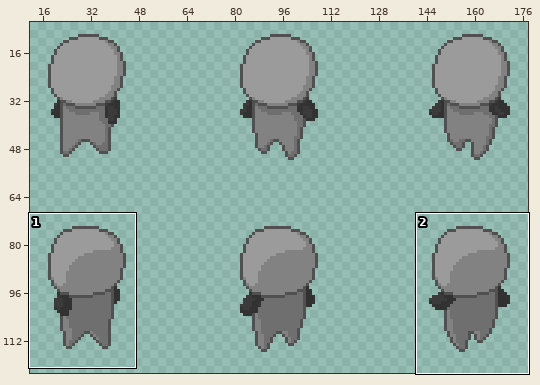
One commit to this sprite sheet: Assets/Graphics/Sprites/player_3x2_spritesheet_64x64.png. Above: a wide view before the commit, with the close-up outlined.
Close-up. Before:
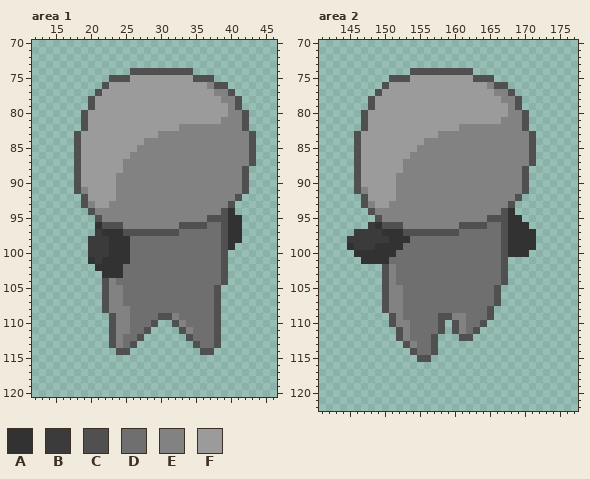
The file is 192x128 pixels. Pixels under 10% opacity are left out. Colours within 5 levels of each other are drawn and written as one. Shown: area 1: x 12..46, y 70..120; area 2: x 141..177, y 70..122. The wide view leaves out empty margins. The commit also changed other parts of the picture, which this record leaves out.
Palette (. is transparent): A #323232  B #3b3b3b  C #505050  D #6f6f6f  E #828282  F #9b9b9b
New version:
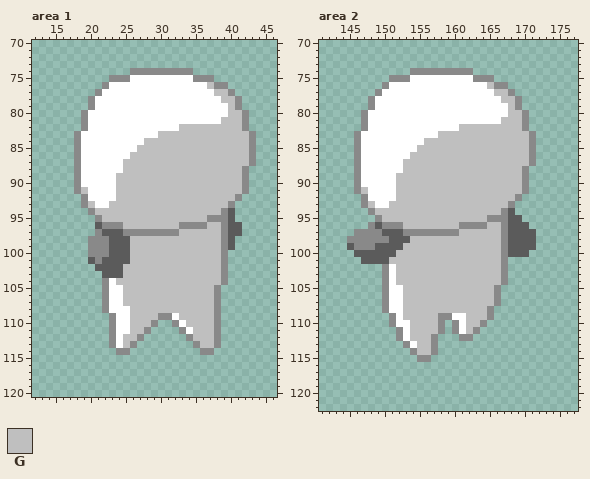
Colours new in this view: G #bfbfbf
Difference:
@@ palette @@
-A #323232
+A #5b5b5b
-C #505050
+C #898989
-F #9b9b9b
+F #ffffff
--- area 1
@@ x 12..46 @@
  75 ...........CCCFFFFFFFFFCCC.........
- 76 ..........CFFFFFFFFFFFFFFECC.......
- 77 .........CFFFFFFFFFFFFFFFFEEC......
- 78 ........CFFFFFFFFFFFFFFFFFFEEC.....
- 79 ........CFFFFFFFFFFFFFFFFFFFEC.....
- 80 .......CFFFFFFFFFFFFFFFFFFFFEEC....
- 81 .......CFFFFFFFFFFFFFFFFFFFEEEC....
- 82 .......CFFFFFFFFFFFFFEEEEEEEEEC....
- 83 ......CFFFFFFFFFFFEEEEEEEEEEEEEC...
- 84 ......CFFFFFFFFFEEEEEEEEEEEEEEEC...
- 85 ......CFFFFFFFFEEEEEEEEEEEEEEEEC...
- 86 ......CFFFFFFFEEEEEEEEEEEEEEEEEC...
- 87 ......CFFFFFFEEEEEEEEEEEEEEEEEEC...
- 88 ......CFFFFFFEEEEEEEEEEEEEEEEEC....
- 89 ......CFFFFFEEEEEEEEEEEEEEEEEEC....
- 90 ......CFFFFFEEEEEEEEEEEEEEEEEEC....
- 91 ......CEFFFFEEEEEEEEEEEEEEEEEEC....
- 92 .......CFFFFEEEEEEEEEEEEEEEEEC.....
- 93 .......CEFFEEEEEEEEEEEEEEEEEC......
- 94 ........CEEEEEEEEEEEEEEEEEECA......
- 95 .........CEEEEEEEEEEEEEEECCCAA.....
- 96 .........ACCCEEEEEEEECCCCDDCAA.....
- 97 .........BAAACCCCCCCCDDDDDDCAA.....
- 98 ........BBBAAADDDDDDDDDDDDDCAA.....
- 99 ........BBBAAADDDDDDDDDDDDDCA......
-100 ........BBBAAADDDDDDDDDDDDDC.......
-101 ........ABAAAADDDDDDDDDDDDDC.......
-102 .........AAAADDDDDDDDDDDDDDC.......
-103 ..........AAADDDDDDDDDDDDDDC.......
-104 ..........CEDDDDDDDDDDDDDDDC.......
-105 ..........CEEDDDDDDDDDDDDDC........
-106 ..........CEEDDDDDDDDDDDDDC........
-107 ..........CEEDDDDDDDDDDDDDC........
-108 ..........CEEEDDDDDDDDDDDDC........
-109 ...........CEEDDDDCCEDDDDDC........
-110 ...........CEEDDDC..CEDDDDC........
-111 ...........CEEDDC....CEDDDC........
-112 ...........CEDDC......CDDDC........
-113 ...........CEDC........CDDC........
+ 76 ..........CFFFFFFFFFFFFFFGCC.......
+ 77 .........CFFFFFFFFFFFFFFFFGGC......
+ 78 ........CFFFFFFFFFFFFFFFFFFGGC.....
+ 79 ........CFFFFFFFFFFFFFFFFFFFGC.....
+ 80 .......CFFFFFFFFFFFFFFFFFFFFGGC....
+ 81 .......CFFFFFFFFFFFFFFFFFFFGGGC....
+ 82 .......CFFFFFFFFFFFFFGGGGGGGGGC....
+ 83 ......CFFFFFFFFFFFGGGGGGGGGGGGGC...
+ 84 ......CFFFFFFFFFGGGGGGGGGGGGGGGC...
+ 85 ......CFFFFFFFFGGGGGGGGGGGGGGGGC...
+ 86 ......CFFFFFFFGGGGGGGGGGGGGGGGGC...
+ 87 ......CFFFFFFGGGGGGGGGGGGGGGGGGC...
+ 88 ......CFFFFFFGGGGGGGGGGGGGGGGGC....
+ 89 ......CFFFFFGGGGGGGGGGGGGGGGGGC....
+ 90 ......CFFFFFGGGGGGGGGGGGGGGGGGC....
+ 91 ......CGFFFFGGGGGGGGGGGGGGGGGGC....
+ 92 .......CFFFFGGGGGGGGGGGGGGGGGC.....
+ 93 .......CGFFGGGGGGGGGGGGGGGGGC......
+ 94 ........CGGGGGGGGGGGGGGGGGGCA......
+ 95 .........CGGGGGGGGGGGGGGGCCCA......
+ 96 .........ACCCGGGGGGGGCCCCGGCAA.....
+ 97 .........CAAACCCCCCCCGGGGGGCAA.....
+ 98 ........CCCAAAGGGGGGGGGGGGGCA......
+ 99 ........CCCAAAGGGGGGGGGGGGGCA......
+100 ........CCCAAAGGGGGGGGGGGGGC.......
+101 ........ACAAAAGGGGGGGGGGGGGC.......
+102 .........AAAAGGGGGGGGGGGGGGC.......
+103 ..........AAAGGGGGGGGGGGGGGC.......
+104 ..........CFGGGGGGGGGGGGGGGC.......
+105 ..........CFFGGGGGGGGGGGGGC........
+106 ..........CFFGGGGGGGGGGGGGC........
+107 ..........CFFGGGGGGGGGGGGGC........
+108 ..........CFFFGGGGGGGGGGGGC........
+109 ...........CFFGGGGCCFGGGGGC........
+110 ...........CFFGGGC..CFGGGGC........
+111 ...........CFFGGC....CFGGGC........
+112 ...........CFGGC......CGGGC........
+113 ...........CFGC........CGGC........
 114 ............CC..........CC.........
--- area 2
@@ x 141..177 @@
  75 ..........CCCFFFFFFFFFCCC............
- 76 .........CFFFFFFFFFFFFFFECC..........
- 77 ........CFFFFFFFFFFFFFFFFEEC.........
- 78 .......CFFFFFFFFFFFFFFFFFFEEC........
- 79 .......CFFFFFFFFFFFFFFFFFFFEC........
- 80 ......CFFFFFFFFFFFFFFFFFFFFEEC.......
- 81 ......CFFFFFFFFFFFFFFFFFFFEEEC.......
- 82 ......CFFFFFFFFFFFFFEEEEEEEEEC.......
- 83 .....CFFFFFFFFFFFEEEEEEEEEEEEEC......
- 84 .....CFFFFFFFFFEEEEEEEEEEEEEEEC......
- 85 .....CFFFFFFFFEEEEEEEEEEEEEEEEC......
- 86 .....CFFFFFFFEEEEEEEEEEEEEEEEEC......
- 87 .....CFFFFFFEEEEEEEEEEEEEEEEEEC......
- 88 .....CFFFFFFEEEEEEEEEEEEEEEEEC.......
- 89 .....CFFFFFEEEEEEEEEEEEEEEEEEC.......
- 90 .....CFFFFFEEEEEEEEEEEEEEEEEEC.......
- 91 .....CEFFFFEEEEEEEEEEEEEEEEEEC.......
- 92 ......CFFFFEEEEEEEEEEEEEEEEEC........
- 93 ......CEFFEEEEEEEEEEEEEEEEEC.........
- 94 .......CEEEEEEEEEEEEEEEEEECA.........
- 95 ........CEEEEEEEEEEEEEEECCCAA........
- 96 .......BACCCEEEEEEEECCCCDDCAAA.......
- 97 .....BBBBAAACCCCCCCCDDDDDDCAAAA......
- 98 ....BBBBBBAAADDDDDDDDDDDDDCAAAA......
- 99 ....ABBBAAAADDDDDDDDDDDDDDCAAAA......
-100 .....AAAAAADDDDDDDDDDDDDDDCAAA.......
-101 ......AAAADDDDDDDDDDDDDDDDC..........
-102 .........CEDDDDDDDDDDDDDDDC..........
-103 .........CEDDDDDDDDDDDDDDDC..........
-104 .........CEDDDDDDDDDDDDDDDC..........
-105 .........CEEDDDDDDDDDDDDDC...........
-106 .........CEEDDDDDDDDDDDDDC...........
-107 .........CEEDDDDDDDDDDDDDC...........
-108 .........CEEDDDDDDDDDDDDC............
-109 ..........CEDDDDDCCEEDDDC............
-110 ..........CEEDDDDC.CEDDC.............
-111 ...........CEDDDDC.CEDC..............
-112 ...........CEDDDC...CC...............
-113 ............CEDDC....................
-114 .............CDDC....................
+ 76 .........CFFFFFFFFFFFFFFGCC..........
+ 77 ........CFFFFFFFFFFFFFFFFGGC.........
+ 78 .......CFFFFFFFFFFFFFFFFFFGGC........
+ 79 .......CFFFFFFFFFFFFFFFFFFFGC........
+ 80 ......CFFFFFFFFFFFFFFFFFFFFGGC.......
+ 81 ......CFFFFFFFFFFFFFFFFFFFGGGC.......
+ 82 ......CFFFFFFFFFFFFFGGGGGGGGGC.......
+ 83 .....CFFFFFFFFFFFGGGGGGGGGGGGGC......
+ 84 .....CFFFFFFFFFGGGGGGGGGGGGGGGC......
+ 85 .....CFFFFFFFFGGGGGGGGGGGGGGGGC......
+ 86 .....CFFFFFFFGGGGGGGGGGGGGGGGGC......
+ 87 .....CFFFFFFGGGGGGGGGGGGGGGGGGC......
+ 88 .....CFFFFFFGGGGGGGGGGGGGGGGGC.......
+ 89 .....CFFFFFGGGGGGGGGGGGGGGGGGC.......
+ 90 .....CFFFFFGGGGGGGGGGGGGGGGGGC.......
+ 91 .....CGFFFFGGGGGGGGGGGGGGGGGGC.......
+ 92 ......CFFFFGGGGGGGGGGGGGGGGGC........
+ 93 ......CGFFGGGGGGGGGGGGGGGGGC.........
+ 94 .......CGGGGGGGGGGGGGGGGGGCA.........
+ 95 ........CGGGGGGGGGGGGGGGCCCAA........
+ 96 .......CACCCGGGGGGGGCCCCGGCAAA.......
+ 97 .....CCCCAAACCCCCCCCGGGGGGCAAAA......
+ 98 ....CCCCCCAAAGGGGGGGGGGGGGCAAAA......
+ 99 ....ACCCAAAAGGGGGGGGGGGGGGCAAAA......
+100 .....AAAAAAGGGGGGGGGGGGGGGCAAA.......
+101 ......AAAAGGGGGGGGGGGGGGGGC..........
+102 .........CFGGGGGGGGGGGGGGGC..........
+103 .........CFGGGGGGGGGGGGGGGC..........
+104 .........CFGGGGGGGGGGGGGGGC..........
+105 .........CFFGGGGGGGGGGGGGC...........
+106 .........CFFGGGGGGGGGGGGGC...........
+107 .........CFFGGGGGGGGGGGGGC...........
+108 .........CFFGGGGGGGGGGGGC............
+109 ..........CFGGGGGCCFFGGGC............
+110 ..........CFFGGGGC.CFGGC.............
+111 ...........CFGGGGC.CFGC..............
+112 ...........CFGGGC...CC...............
+113 ............CFGGC....................
+114 .............CGGC....................
 115 ..............CC.....................
Boxes around the changes in both close-ups, in picture pixels (x1, y1, x2, y2):
changed: (74, 68, 256, 355)
changed: (347, 68, 536, 362)
